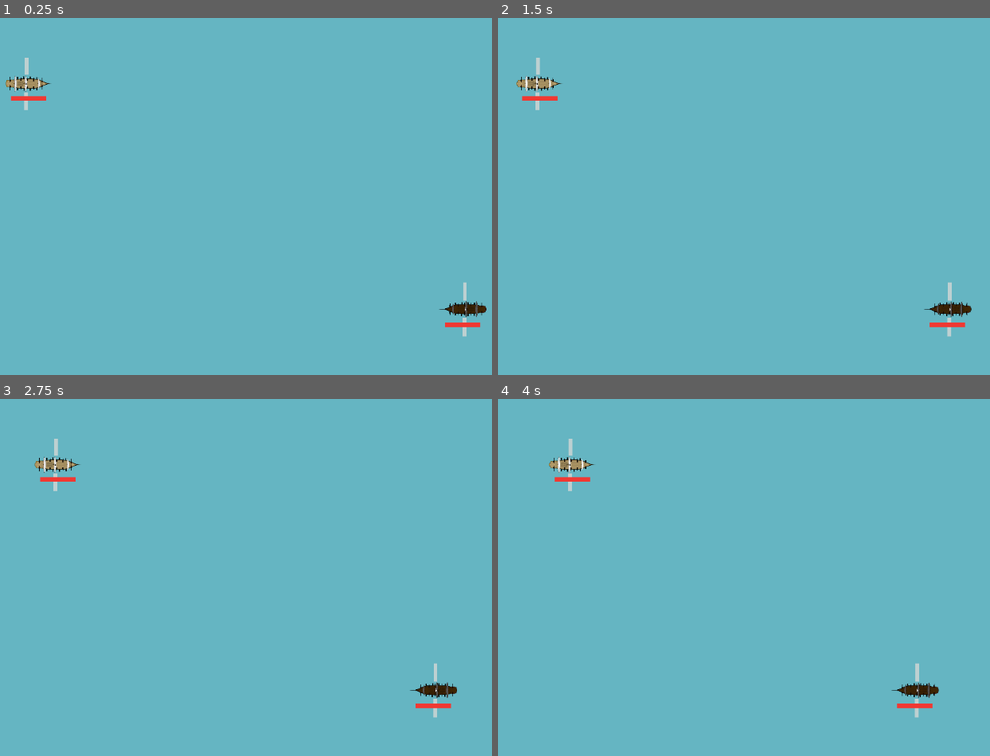
Above: before the commit, frames 1-4 (two rows, left to right).
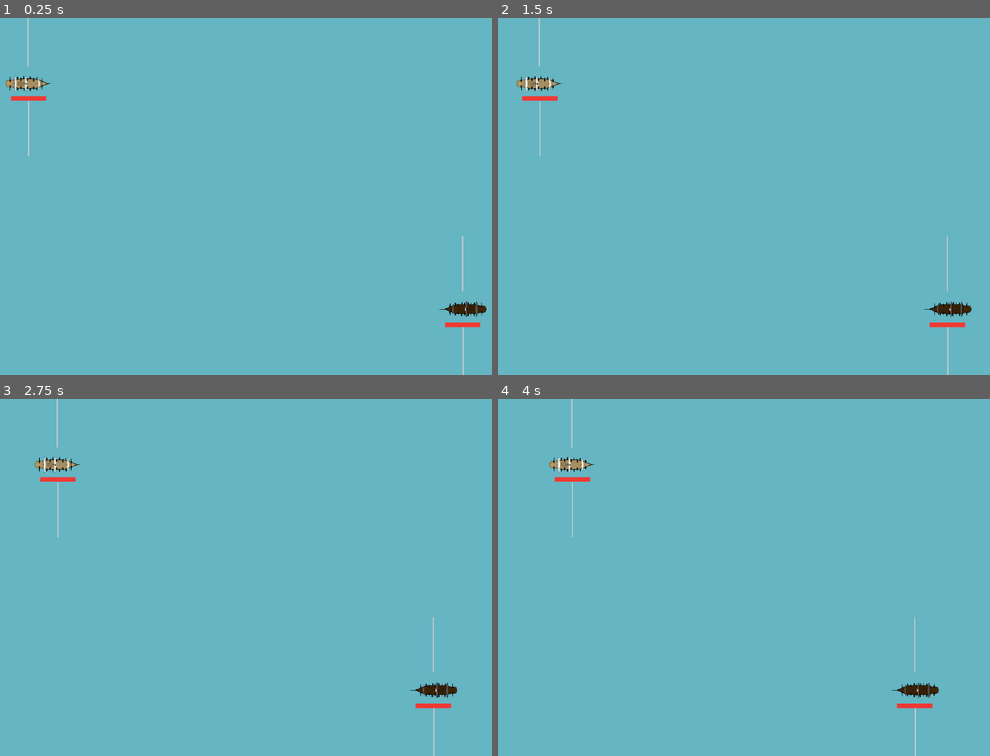
Above: after the commit, the same moments.

Repository: friedev/corsair-warfare
Game: Godot game, scene res://scenes/main.tscn
Two runs of this game, one before a commit and one after it. Both use one fixed random seed, a clock stepped at 60 frames per second and the inputs below.
Inputs:
- Up to frame 1 (0.25 s): no input
- Up to frame 2 (1.5 s): no input
- Up to frame 3 (2.75 s): no input
- Up to frame 4 (4 s): no input

The runs differ from the first frame. In frame 1, 0.3% of the frame differs, in the area x 4-95%, y 0-100%; in frame 2, 0.3%; in frame 3, 0.3%; in frame 4, 0.3%.

Commit message:
Change cannon bar transfer, reparent to Ship

Diff:
--- a/scenes/ship.tscn
+++ b/scenes/ship.tscn
@@ -2,17 +2,17 @@
 
 [ext_resource type="Texture2D" uid="uid://ccurknedxv85g" path="res://sprites/ship_white.png" id="1_2f5eh"]
 [ext_resource type="Script" path="res://scripts/ship.gd" id="1_lvdat"]
-
-[sub_resource type="StyleBoxEmpty" id="StyleBoxEmpty_5cdqt"]
-
-[sub_resource type="StyleBoxFlat" id="StyleBoxFlat_yp1kc"]
-bg_color = Color(0.87451, 0.858824, 0.843137, 0.721569)
 
 [sub_resource type="StyleBoxFlat" id="StyleBoxFlat_3u3v2"]
 bg_color = Color(0, 0, 0, 0.501961)
 
 [sub_resource type="StyleBoxFlat" id="StyleBoxFlat_5848p"]
 bg_color = Color(0.945098, 0.219608, 0.196078, 1)
+
+[sub_resource type="StyleBoxEmpty" id="StyleBoxEmpty_5cdqt"]
+
+[sub_resource type="StyleBoxFlat" id="StyleBoxFlat_yp1kc"]
+bg_color = Color(0.8, 0.8, 0.8, 1)
 
 [node name="Ship" type="RigidBody2D"]
 max_contacts_reported = 4
@@ -36,48 +36,6 @@
 scale = Vector2(0.1, 0.1)
 texture = ExtResource("1_2f5eh")
 offset = Vector2(0, 8)
-
-[node name="CannonTimerR" type="ProgressBar" parent="Sprite2D"]
-unique_name_in_owner = true
-z_index = -1
-anchors_preset = -1
-anchor_left = 0.073
-anchor_top = 0.904
-anchor_right = 0.448845
-anchor_bottom = 1.136
-offset_left = -421.539
-offset_top = 186.992
-offset_right = -421.376
-offset_bottom = 186.928
-rotation = 1.5708
-pivot_offset = Vector2(320, 30)
-theme_override_styles/background = SubResource("StyleBoxEmpty_5cdqt")
-theme_override_styles/fill = SubResource("StyleBoxFlat_yp1kc")
-max_value = 0.5
-value = 0.5
-show_percentage = false
-metadata/_edit_use_anchors_ = true
-
-[node name="CannonTimerL" type="ProgressBar" parent="Sprite2D"]
-unique_name_in_owner = true
-z_index = -1
-anchors_preset = -1
-anchor_left = 0.073
-anchor_top = -0.156
-anchor_right = 0.832
-anchor_bottom = 0.076
-offset_left = -421.539
-offset_top = -452.888
-offset_right = -744.376
-offset_bottom = -452.952
-rotation = 4.71239
-pivot_offset = Vector2(320, 30)
-theme_override_styles/background = SubResource("StyleBoxEmpty_5cdqt")
-theme_override_styles/fill = SubResource("StyleBoxFlat_yp1kc")
-max_value = 0.5
-value = 0.5
-show_percentage = false
-metadata/_edit_use_anchors_ = true
 
 [node name="ControlParent" type="Node2D" parent="."]
 unique_name_in_owner = true
@@ -127,5 +85,38 @@
 position = Vector2(10, 10)
 gizmo_extents = 4.0
 
+[node name="CannonTimerL" type="ProgressBar" parent="."]
+unique_name_in_owner = true
+z_index = -1
+anchors_preset = -1
+offset_left = -1.0
+offset_top = -31.0
+offset_right = 99.0
+offset_bottom = -29.0
+rotation = 4.71239
+pivot_offset = Vector2(0, 1)
+theme_override_styles/background = SubResource("StyleBoxEmpty_5cdqt")
+theme_override_styles/fill = SubResource("StyleBoxFlat_yp1kc")
+max_value = 0.5
+value = 0.5
+show_percentage = false
+metadata/_edit_use_anchors_ = true
+
+[node name="CannonTimerR" type="ProgressBar" parent="."]
+unique_name_in_owner = true
+z_index = -1
+anchors_preset = -1
+offset_top = 32.0
+offset_right = 100.0
+offset_bottom = 34.0
+rotation = 1.5708
+pivot_offset = Vector2(0, 1)
+theme_override_styles/background = SubResource("StyleBoxEmpty_5cdqt")
+theme_override_styles/fill = SubResource("StyleBoxFlat_yp1kc")
+max_value = 0.5
+value = 0.5
+show_percentage = false
+metadata/_edit_use_anchors_ = true
+
 [connection signal="timeout" from="CooldownTimerL" to="." method="_on_cooldown_timer_L_timeout"]
 [connection signal="timeout" from="CooldownTimerR" to="." method="_on_cooldown_timer_R_timeout"]
--- a/scripts/ship.gd
+++ b/scripts/ship.gd
@@ -36,8 +36,8 @@
 
 @onready var sprite: Sprite2D = %Sprite2D
 @onready var control_parent: Node2D = %ControlParent
-@onready var cooldown_timer_UI_L: ProgressBar = %Sprite2D/CannonTimerL
-@onready var cooldown_timer_UI_R: ProgressBar = %Sprite2D/CannonTimerR
+@onready var cooldown_timer_UI_L: ProgressBar = %CannonTimerL
+@onready var cooldown_timer_UI_R: ProgressBar = %CannonTimerR
 @onready var health_bar: ProgressBar = %HealthBar
 
 @onready var cooldown_timer_L: Timer = %CooldownTimerL
